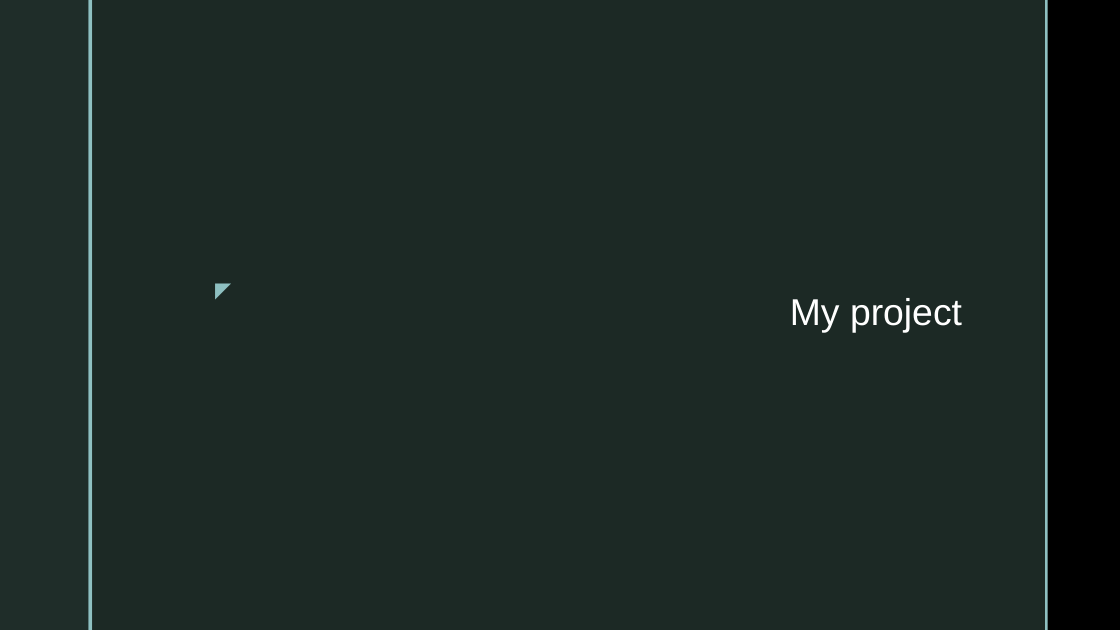
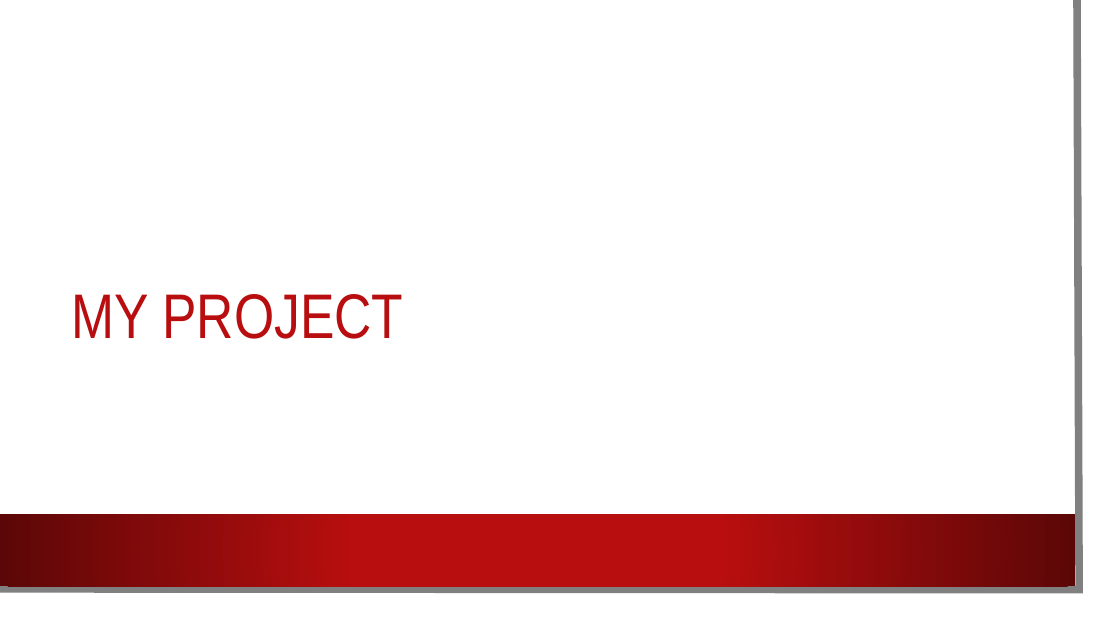
Before and after one commit to Shahzeb21/Dissertation, a slide deck: slide 3 of Research/Previous/EndOfTermPresentation.pptx. Drawn at 1120x630 pixels with LibreOffice and Linux fonts; fonts in the diff are those of the drawing; background and template pictures are left out. Boxes give left, top, right and bottom in pixels: in the first picture for what was removed or moved away, otherwise in the second. Text is boxed around its words. In the diff, an @@ line names an element or a change of style, - is before the commit and + after.

```diff
--- a/Research/Previous/EndOfTermPresentation.pptx
+++ b/Research/Previous/EndOfTermPresentation.pptx
@@ rectangle: place and size @@
-rectangle at bbox=[92, 0, 1045, 630]
+rectangle at bbox=[0, 0, 1101, 611]
@@ rectangle at bbox=[0, 0, 1101, 611]: fill #1F2D29 at 92% opacity to #FFFFFF; shadow on @@
@@ rectangle removed at bbox=[0, 0, 88, 630] @@
@@ freeform shape added at bbox=[0, 0, 1080, 590], outline #808080 6.5 pt @@
@@ rectangle removed at bbox=[88, 0, 92, 630] @@
@@ rectangle removed at bbox=[1045, 0, 1048, 630] @@
@@ title "MY PROJECT" at bbox=[71, 294, 403, 339]: vertical alignment top to bottom @@
@@ title at bbox=[71, 294, 403, 339]: text changed; size 32 to 54 pt; font Arial to Arial Narrow; text colour #FFFFFF to #B80E0F @@
-My project
+MY PROJECT
@@ text removed at bbox=[202, 272, 239, 306] @@
-◤
@@ rectangle added at bbox=[0, 514, 1075, 586], fill gradient #B80E0F to #5C0707 @@
```
Also in this commit, not shown: 10 other slides changed, 7 other files.
